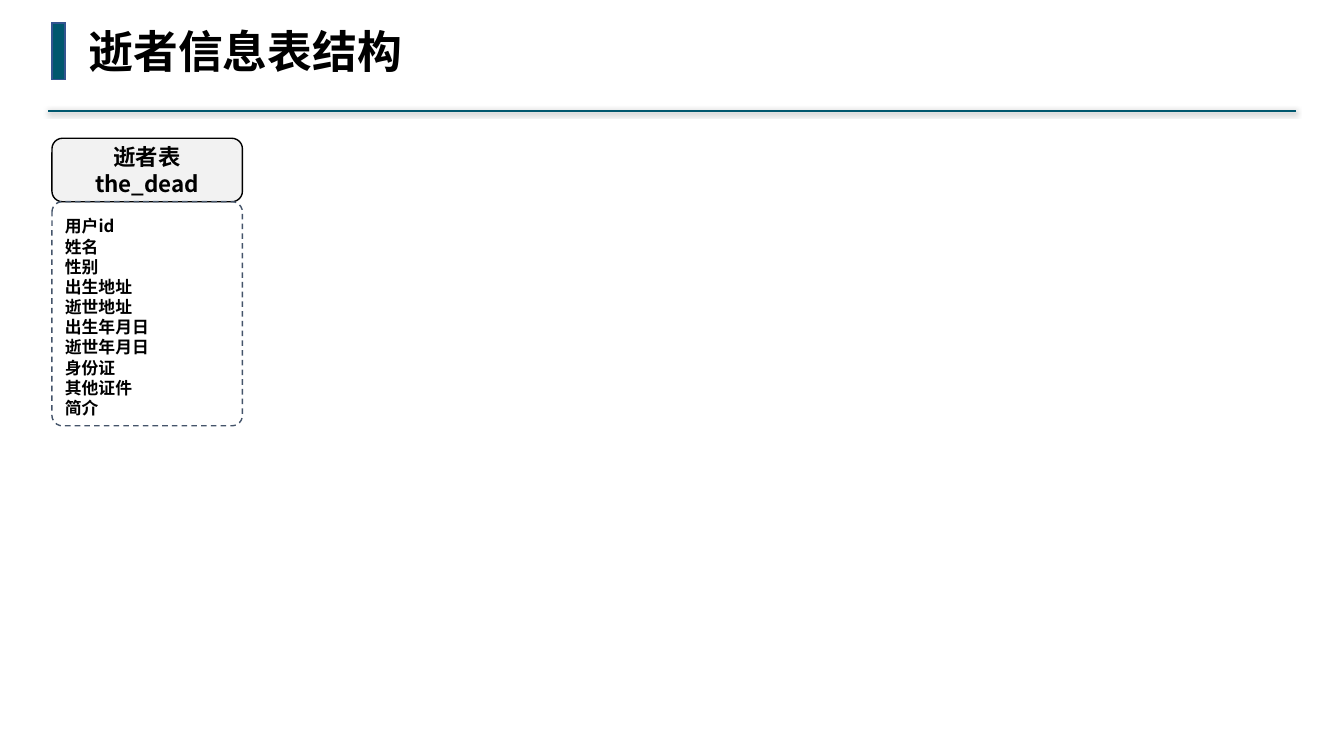
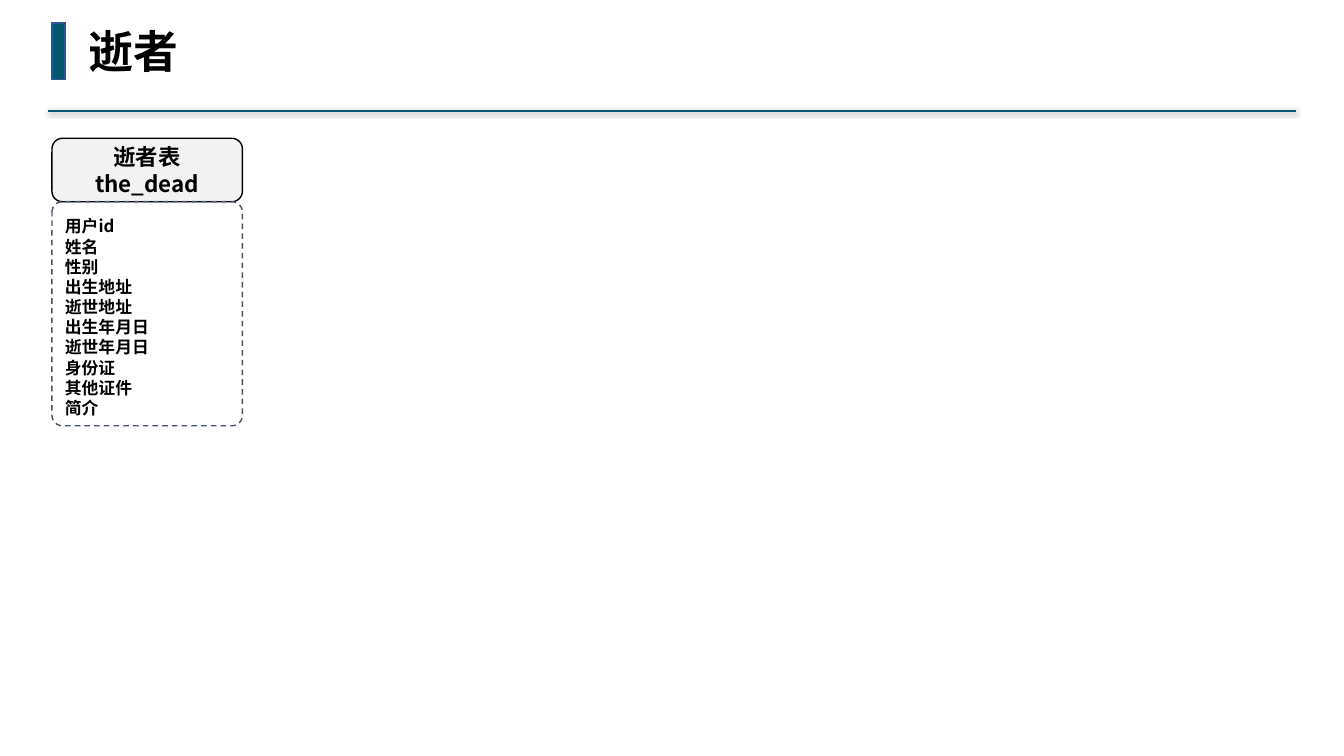
Before and after one commit to buddhachain/buddhaContract, a slide deck: slide 5 of doc/03.角色.pptx. Drawn at 1344x756 pixels with LibreOffice and Linux fonts; fonts in the diff are those of the drawing. Boxes give left, top, right and bottom in pixels: in the first picture for what was removed or moved away, otherwise in the second. Text is boxed around its words. In the diff, an @@ line names an element or a change of style, - is before the commit and + after.

```diff
--- a/doc/03.角色.pptx
+++ b/doc/03.角色.pptx
@@ text at [88,30,178,72]: text changed @@
-逝者信息表结构
+逝者
```
Also in this commit, not shown: 5 other slides changed, 1 slide added, 1 slide removed, 4 other files.
